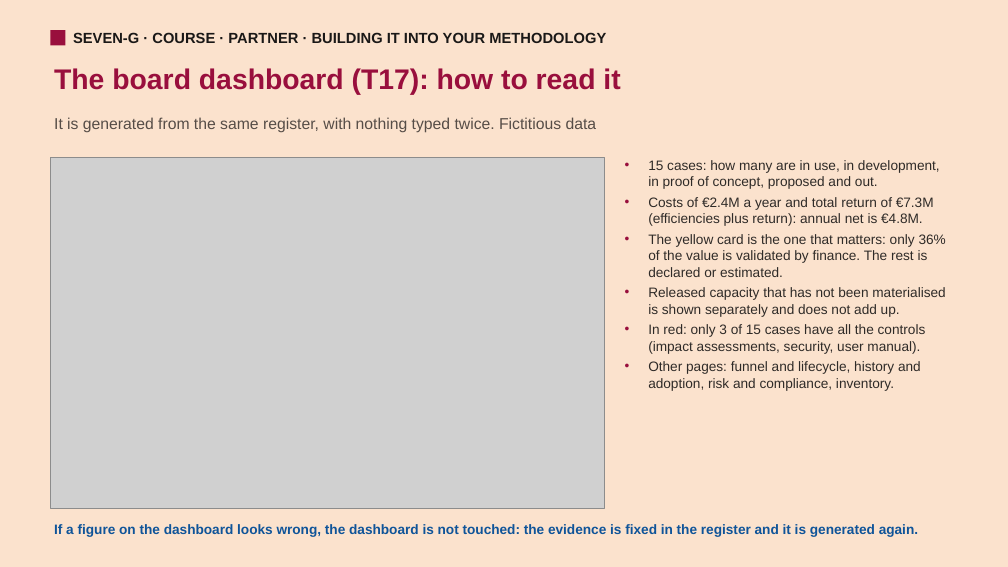
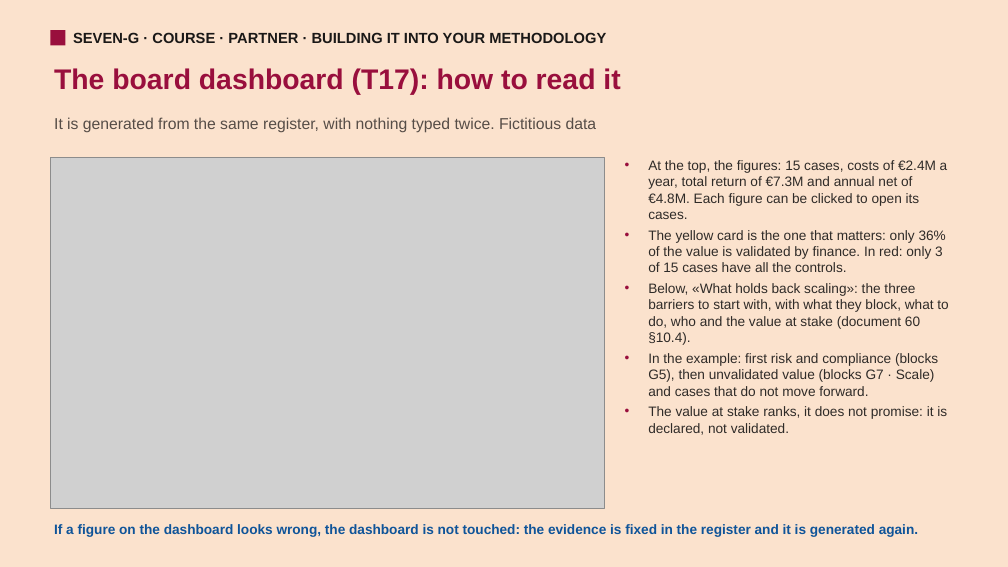
Before and after one commit to seachad/AI_CONSULTING, a slide deck: slide 12 of SEVEN-G/pptx/en/SEVEN-G_Curso_Partner.pptx. Drawn at 1008x567 pixels with LibreOffice and Linux fonts; fonts in the diff are those of the drawing; grey boxes stand for pictures. Boxes give left, top, right and bottom in pixels: in the first picture for what was removed or moved away, otherwise in the second. Text is boxed around its words. In the diff, an @@ line names an element or a change of style, - is before the commit and + after.

Commit message:
Cursos en presentacion: panel con frenos y diapositiva del mapa de impacto

```diff
--- a/SEVEN-G/pptx/en/SEVEN-G_Curso_Partner.pptx
+++ b/SEVEN-G/pptx/en/SEVEN-G_Curso_Partner.pptx
@@ text at (648, 160, 948, 435): text changed @@
-• 15 cases: how many are in use, in development, in proof of concept, proposed and out.
-• Costs of €2.4M a year and total return of €7.3M (efficiencies plus return): annual net is €4.8M.
-• The yellow card is the one that matters: only 36% of the value is validated by finance. The rest is declared or estimated.
-• Released capacity that has not been materialised is shown separately and does not add up.
-• In red: only 3 of 15 cases have all the controls (impact assessments, security, user manual).
-• Other pages: funnel and lifecycle, history and adoption, risk and compliance, inventory.
+• At the top, the figures: 15 cases, costs of €2.4M a year, total return of €7.3M and annual net of €4.8M. Each figure can be clicked to open its cases.
+• The yellow card is the one that matters: only 36% of the value is validated by finance. In red: only 3 of 15 cases have all the controls.
+• Below, «What holds back scaling»: the three barriers to start with, with what they block, what to do, who and the value at stake (document 60 §10.4).
+• In the example: first risk and compliance (blocks G5), then unvalidated value (blocks G7 · Scale) and cases that do not move forward.
+• The value at stake ranks, it does not promise: it is declared, not validated.
```
Also in this commit, not shown: 1 slide added, 14 other files.
